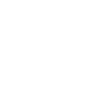
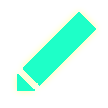
Layer changes from the first (108, 108) image to the second:
removed layer "edit On" over [17, 12, 96, 91]
showed group "Edit Button" (1 layers) over [17, 12, 96, 91]
showed "edit", moved it into group "Edit Button", painted on it over [17, 12, 96, 91]
